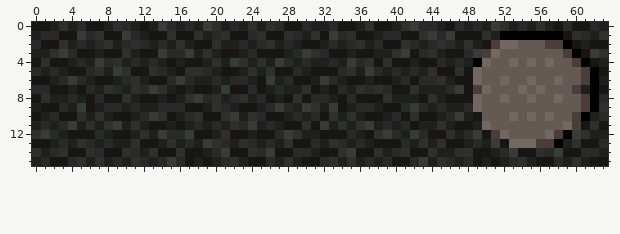
A pixel-art file gets an edit: art/tiles/asphalt.aseprite. The picture above is the old version.
64x16 pixels, 1 frame.
The result:
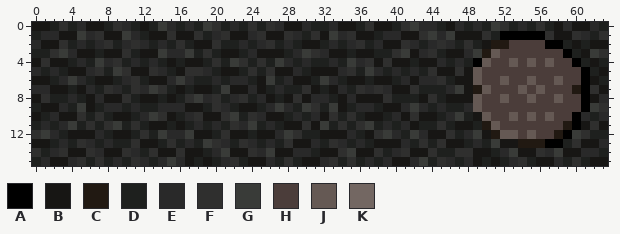
Palette (. is transparent): A #000000  B #171614  C #211912  D #1e201e  E #292929  F #2f2f2e  G #393b38  H #4b3d3a  J #655954  K #736762
Commit message: Even darker manholes
Diff:
Layer "manhole":
y 1: x 57..58 AA -> FB
y 2: x 51..59 HKKJJJHHA -> CCHHHHAAD
y 3: x 50..60 HKJJJJJJJHA -> CJHHHHHHHAD
y 4: x 50..61 KJJKJKJKJJHA -> JHHJHJHJHHAD
y 5: x 49..62 KJJJJJJJJJJJHA -> JHHHHHHHHHHHAD
y 6: x 49..62 KJJKJJKJJKJJHA -> JHHJHHJHHJHHAB
y 7: x 49..62 HKJJJKJKJJJHDA -> CJHHHJHJHHHCAF
y 8: x 49..62 KJJKJJKJJKJJHA -> JHHJHHJHHJHHAB
y 9: x 49..62 KJJJJJJJJJJJHA -> JHHHHHHHHHHHAG
y 10: x 51..61 JJKJKJKJJHA -> HHJHJHJHHAE
y 11: x 50 K -> C; x 52..60 JJJJJJJKH -> HHHHHHHCA
y 12: x 51..52 HK -> CJ; x 54 J -> H; x 56..58 JKH -> HHC
y 13: x 53..57 KKKHH -> BCCCA
Pixel boxes of the changes (left, top, right, bottom) in both pictures:
changed: (473, 31, 599, 148)
